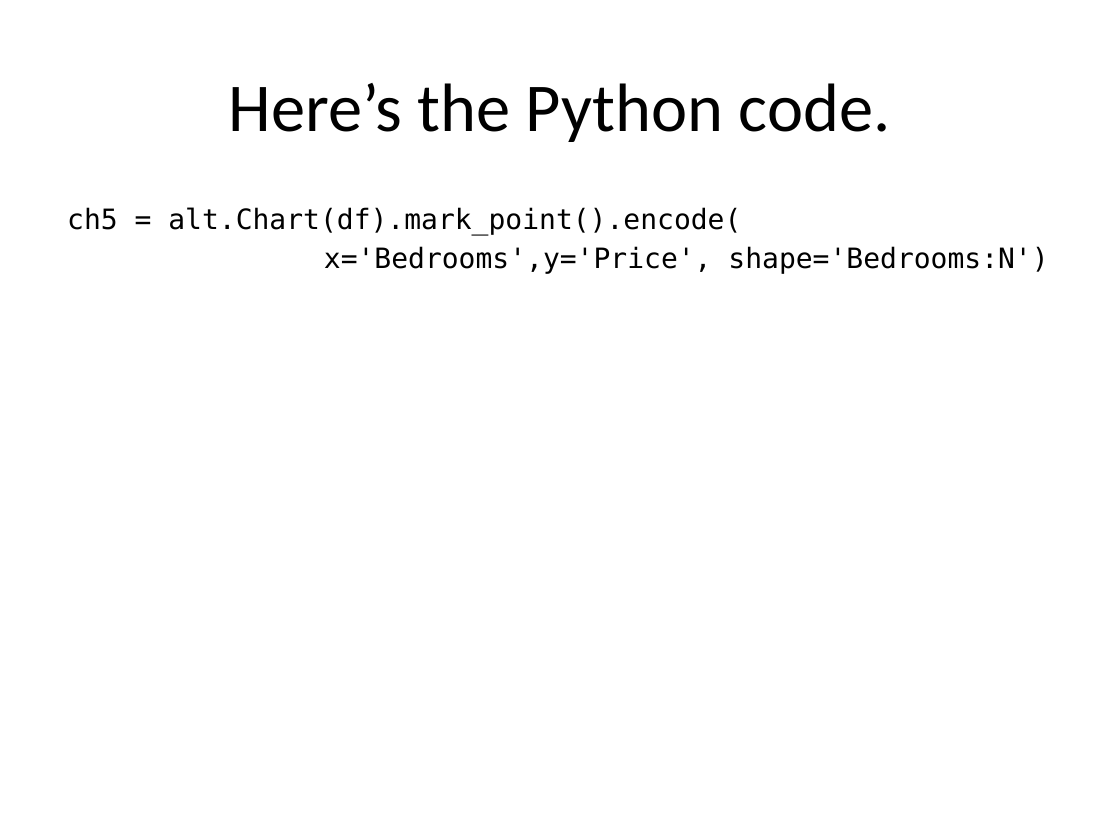
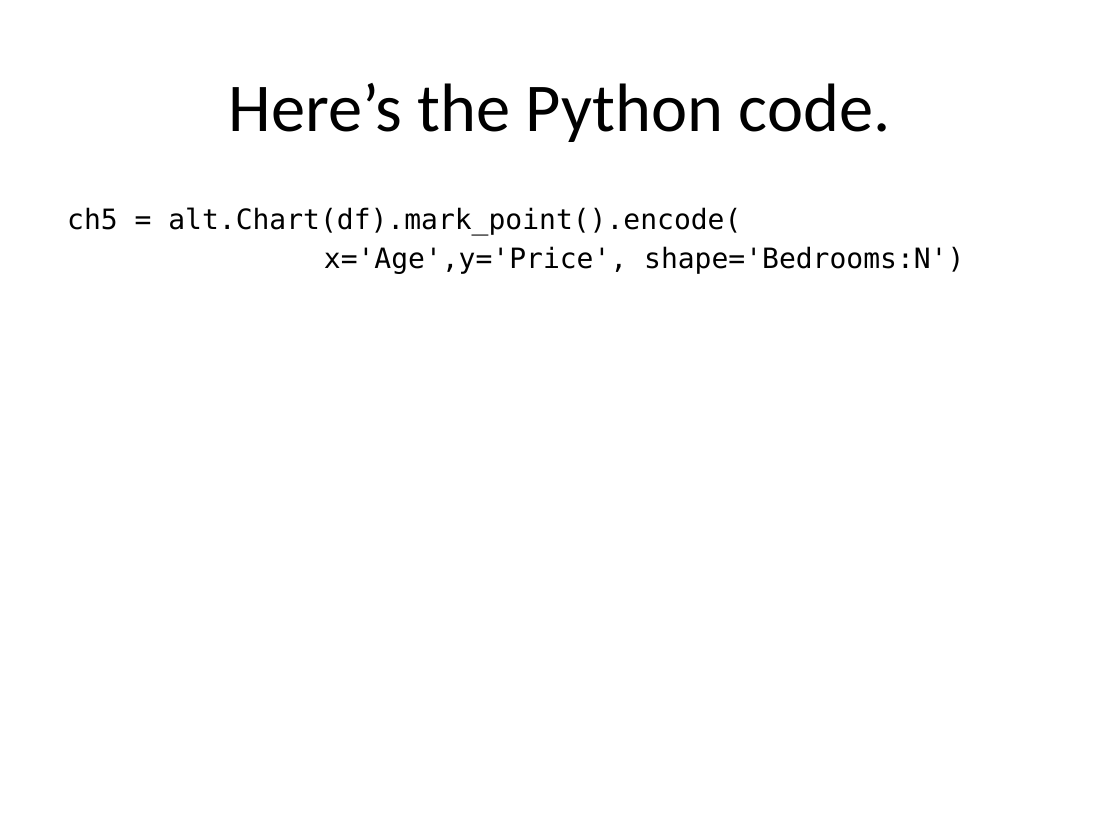
Before and after one commit to pmean/data-visualization, a slide deck: slide 3 of data-viz-01/src/v01-basic-exercise-shape.pptx. Drawn at 1120x840 pixels with LibreOffice and Linux fonts; fonts in the diff are those of the drawing. Boxes give left, top, right and bottom in pixels: in the first picture for what was removed or moved away, otherwise in the second. Text is boxed around its words. In the diff, an @@ line names an element or a change of style, - is before the commit and + after.

Commit message:
Started bar and pie chart example in v01.

```diff
--- a/data-viz-01/src/v01-basic-exercise-shape.pptx
+++ b/data-viz-01/src/v01-basic-exercise-shape.pptx
@@ text at (67, 207, 964, 274): text changed @@
-ch5 = alt.Chart(df).mark_point().encode(
-x='Bedrooms',y='Price', shape='Bedrooms:N')
+ch5 = alt.Chart(df).mark_point().encode(
+x='Age',y='Price', shape='Bedrooms:N')
```
Also in this commit, not shown: 7 other files.
